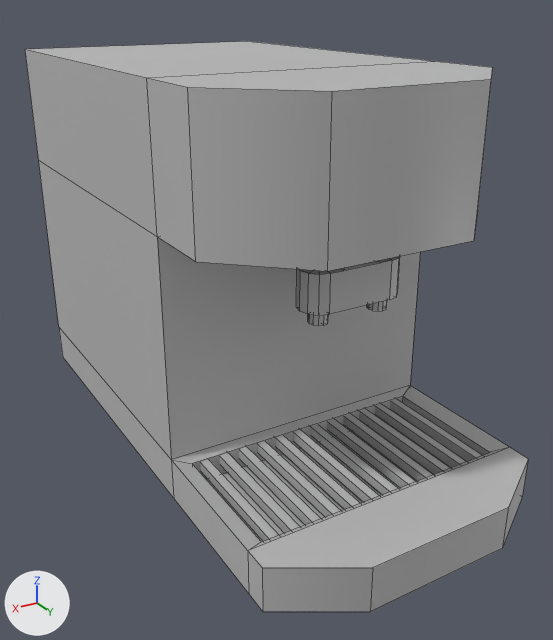
An edit to the FBX model Assets/Models/Appliances/CoffeeMachine.fbx, drawn before and after from the same camera.
Rendered twice from a camera (50 mm lens) standing at (0.359, 0.622, 0.43) and looking at (0.003, 0.029, 0.133). Every picture has the same lights, and +X, +Y and +Z are marked at lower left. Mesh edges are drawn as thin lines. Where no turn or scale is listed for an object, it has been applied to the vertices.

In view in the first picture: 'CoffeeMachine1'.
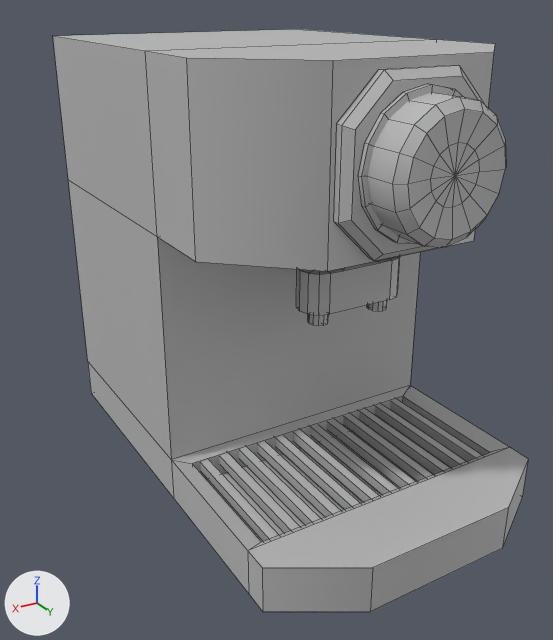
The newer file is also turned or shifted as a whole; pictures and numbers use the older file's frame.

The edits, one by one:
Material 'lambert2' (mat_lambert2) is new.
Its base color is (0.5, 0.5, 0.5) (grey #bcbcbc).
me_mesh has 234 vertices, 183 faces and spans x -0.139..0.139, y -0.277..0.277, z 0.0..0.372.
me_mesh is used by ob_coffeemachine1; location (0.0, 0.0, 0.0).
Verts and faces of me_mesh; kept vertices keep their numbers, new ones are numbered from 234.
Before the commit, vertices of me_mesh: 24 (-0.139, -0.277, 0.042), 25 (0.139, -0.277, 0.042) at pixel (58, 326), 26 (-0.139, -0.277, 0.251), 27 (0.139, -0.277, 0.251) at pixel (38, 160), 32 (-0.139, -0.277, 0.372) at pixel (247, 41).
Before the commit, vertices of me_mesh: 33 (0.139, -0.277, 0.372) at pixel (25, 49), 34 (0.139, 0.071, 0.372) at pixel (146, 77), 35 (-0.139, 0.071, 0.372) at pixel (435, 61), 38 (-0.139, 0.142, 0.372) at pixel (492, 67), 39 (0.139, 0.142, 0.372) at pixel (187, 87).
Before the commit, vertices of me_mesh: 40 (0.069, 0.208, 0.372) at pixel (331, 91), 42 (-0.069, 0.208, 0.372) at pixel (490, 79), 44 (-0.139, 0.071, 0.0), 45 (0.139, 0.071, 0.0) at pixel (173, 498), 46 (0.139, -0.277, 0.0) at pixel (62, 356).
Before the commit, vertices of me_mesh: 47 (-0.139, -0.277, 0.0), 50 (0.139, 0.213, 0.0) at pixel (248, 593), 51 (-0.139, 0.213, 0.0).
Part 1, on me_mesh:
Faces deleted: (44, 45, 46, 47), (44, 51, 50, 45).
Vertices 24 to 27, 46, 47 move by (0.0, 0.114, 0.0).
Vertices 34, 35, 38, 39, 40, 42 move by (0.0, 0.0, 0.018).
Vertex 32 moves to (-0.139, -0.163, 0.39), pixel (296, 29).
Vertex 33 moves to (0.139, -0.163, 0.39), pixel (52, 35).
New vertex 234 is at (0.0, 0.071, 0.0).
New faces: (44, 234, 45, 46, 47), (44, 51, 50, 45, 234).
Mesh me_mesh_002 is new.
It has 57 vertices, 49 faces and spans x -0.0648..0.0648, y 0.1362..0.1525, z 0.2535..0.3831.
It uses material mat_lambert2 (grey #bcbcbc).
Mesh me_mesh_1 is new.
It has 65 vertices, 64 faces and spans x -0.05..0.05, y 0.1497..0.1845, z 0.2683..0.3683.
It uses material mat_lambert2 (grey #bcbcbc).
Object 'ButtonHole' (ob_buttonhole) is new; it shows me_mesh_002.
Its location is (0.0, 0.071, 0.0).
Object 'ButtonCoffee' (ob_buttoncoffee) is new; it shows me_mesh_1.
Its location is (0.0, 0.071, 0.0).

Location of each change, [x1, y1, x2, y2] in pixels of the pictures (553 x 640 px; the box of a moved part takes in the faces that stretch with it):
'CoffeeMachine1', reshaped: before [25, 41, 528, 612]; after [53, 29, 528, 612]
'ButtonCoffee', added: after [368, 92, 506, 247]
'ButtonHole', added: after [334, 65, 484, 261]
part 1 of me_mesh, moved or reshaped: before [25, 41, 493, 498]; after [53, 29, 495, 498]
